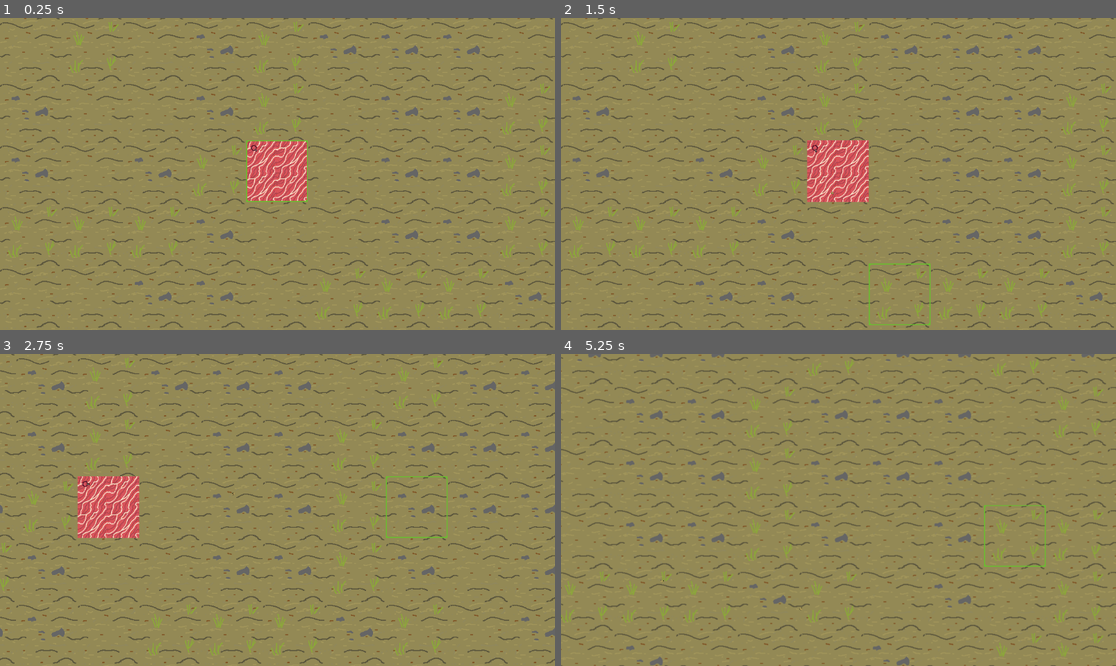
Above: before the commit, frames 1-4 (two rows, left to right).
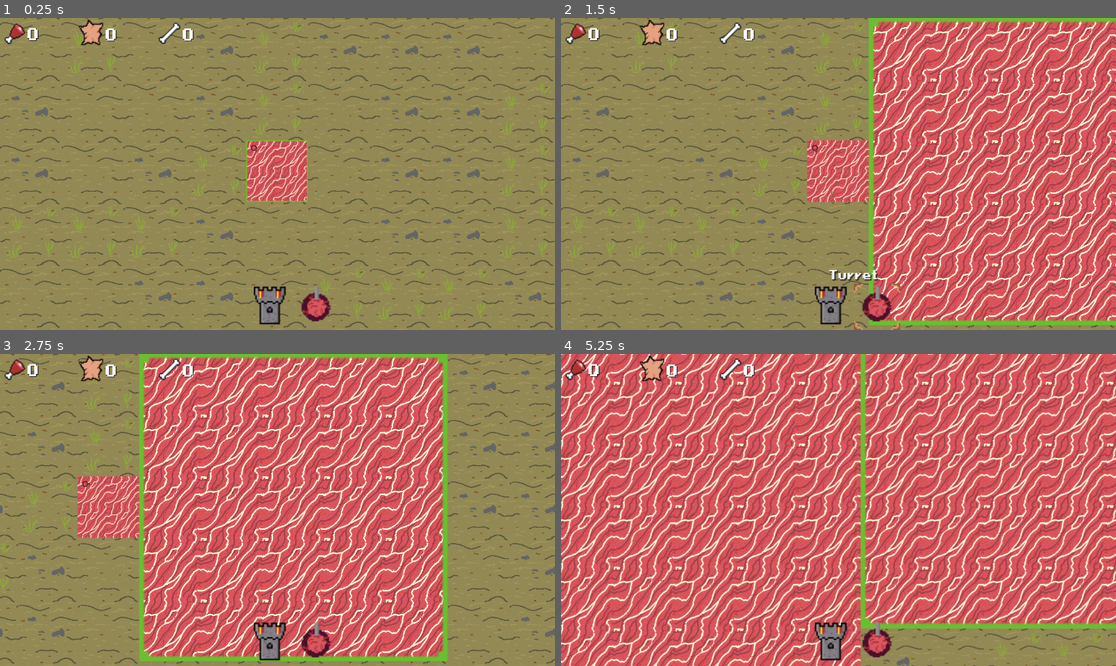
Above: after the commit, the same moments.

Repository: PhilipSBeck/Ludum-Dare-56
Game: Godot game, scene res://Levels/main.tscn
Two runs of this game, one before a commit and one after it. Both use one fixed random seed, a clock stepped at 60 frames per second and the inputs below.
Inputs (mouse positions are in pixels of both pictures, inside the frame that each line leads up to):
- Up to frame 1 (0.25 s): no input
- Up to frame 2 (1.5 s): click (832, 308) at 0.52 s; click (877, 308) at 1.27 s
- Up to frame 3 (2.75 s): tap Enter at 2 s; move the mouse to (399, 494) at 2.02 s; hold Right (ui_right) from 2.03 s (still down); click (399, 494) at 2.1 s
- Up to frame 4 (5.25 s): move the mouse to (727, 525) at 2.77 s; release Right (ui_right) at 2.78 s; hold Down (ui_down) 2.78-3.53 s; tap Mouse wheel down (WheelDown) at 2.85 s; click (727, 525) at 3.05 s; move the mouse to (894, 441) at 3.52 s; hold Right (ui_right) 3.53-4.28 s; tap Mouse wheel up (WheelUp) at 3.6 s; click (894, 441) at 3.8 s; move the mouse to (810, 572) at 4.27 s; hold Up (ui_up) 4.28-5.03 s; click (810, 572) at 4.35 s; move the mouse to (1005, 556) at 5.02 s; hold Left (ui_left) from 5.03 s (still down); click (1005, 556) at 5.1 s

The runs differ from the first frame. In frame 1, 1.6% of the frame differs, in the area x 0-60%, y 0-99%; in frame 2, 45%; in frame 3, 55%; in frame 4, 95%, in the area x 0-100%, y 0-100%.

Commit message:
Placing Meat Floor

Diff:
--- a/Levels/main.tscn
+++ b/Levels/main.tscn
@@ -1,11 +1,12 @@
-[gd_scene load_steps=7 format=3 uid="uid://d4hjcmvwxni5t"]
+[gd_scene load_steps=8 format=3 uid="uid://d4hjcmvwxni5t"]
 
 [ext_resource type="PackedScene" uid="uid://dv8ga14jrgtfb" path="res://Gameplay/Map/WorldMap.tscn" id="1_dsvs6"]
 [ext_resource type="Script" path="res://Scripts/Core/camera_2d.gd" id="1_qvoxn"]
 [ext_resource type="Script" path="res://Scripts/Core/main.gd" id="1_vq540"]
 [ext_resource type="Texture2D" uid="uid://qs20w4uo3gw" path="res://Art/Map/Floor/MeatTile2.png" id="2_0rqa0"]
-[ext_resource type="PackedScene" uid="uid://cb4udp41rudyd" path="res://Unit/Turret.tscn" id="3_i0156"]
+[ext_resource type="PackedScene" path="res://Unit/Turret.tscn" id="3_i0156"]
 [ext_resource type="Texture2D" uid="uid://bay8ourwndfe8" path="res://Art/Map/Floor/TileHighlight.png" id="3_vuw60"]
+[ext_resource type="PackedScene" uid="uid://v74l8i6gpmfc" path="res://HUD/mainHUD.tscn" id="7_j582s"]
 
 [node name="Main" type="Node"]
 script = ExtResource("1_vq540")
@@ -45,3 +46,7 @@
 [node name="TileHighlight" type="Sprite2D" parent="."]
 position = Vector2(190, 320)
 texture = ExtResource("3_vuw60")
+
+[node name="MainHud" parent="." instance=ExtResource("7_j582s")]
+
+[connection signal="towerSelected" from="MainHud" to="." method="_on_main_hud_tower_selected"]
--- a/Scripts/Core/main.gd
+++ b/Scripts/Core/main.gd
@@ -1,8 +1,12 @@
 extends Node
+
+var placing_tiles = false
 
 func UpdateHighlight():
 	var mousePos = $TileMapLayer.get_global_mouse_position()
 	var mapPos =  $TileMapLayer.local_to_map(mousePos)
+	if(placing_tiles):
+		mapPos = get_fortress_corner_from_map_pos(mapPos) + Vector2i(2,2)
 	var tilePos =  $TileMapLayer.map_to_local(mapPos)
 	$TileHighlight.position = tilePos
 
@@ -14,3 +18,30 @@
 # Called every frame. 'delta' is the elapsed time since the previous frame.
 func _process(delta: float) -> void:
 	UpdateHighlight()
+
+	if placing_tiles and Input.is_action_just_pressed("Escape"):
+		set_placing_tiles(false)
+	if placing_tiles and Input.is_action_just_pressed("ui_click"):
+		attempt_place_fortress()
+
+func get_fortress_corner_from_map_pos(mapPos: Vector2i):
+	return (mapPos - (mapPos % 5))
+
+func attempt_place_fortress():
+	# TODO this should also add walls and cost something
+	var mousePos = $TileMapLayer.get_global_mouse_position()
+	var mapPos =  $TileMapLayer.local_to_map(mousePos)
+	mapPos = get_fortress_corner_from_map_pos(mapPos)
+	for i in 5:
+		for j in 5:
+			$TileMapLayer.set_cell(mapPos + Vector2i(i, j), 0, Vector2i(0,0))
+
+func set_placing_tiles(in_placing_tiles: bool):
+	placing_tiles = in_placing_tiles
+	var scale = 1;
+	if placing_tiles:
+		scale = 5
+	$TileHighlight.scale = Vector2(scale, scale)
+
+func _on_main_hud_tower_selected() -> void:
+	set_placing_tiles(!placing_tiles)
--- a/project.godot
+++ b/project.godot
@@ -68,6 +68,11 @@
 "events": [Object(InputEventMouseButton,"resource_local_to_scene":false,"resource_name":"","device":-1,"window_id":0,"a …(259 unchanged characters)…
 ]
 }
+Escape={
+"deadzone": 0.5,
+"events": [Object(InputEventKey,"resource_local_to_scene":false,"resource_name":"","device":-1,"window_id":0,"alt_pressed":false,"shift_pressed":false,"ctrl_pressed":false,"meta_pressed":false,"pressed":false,"keycode":0,"physical_keycode":4194305,"key_label":0,"unicode":0,"location":0,"echo":false,"script":null)
+]
+}
 
 [rendering]
 
